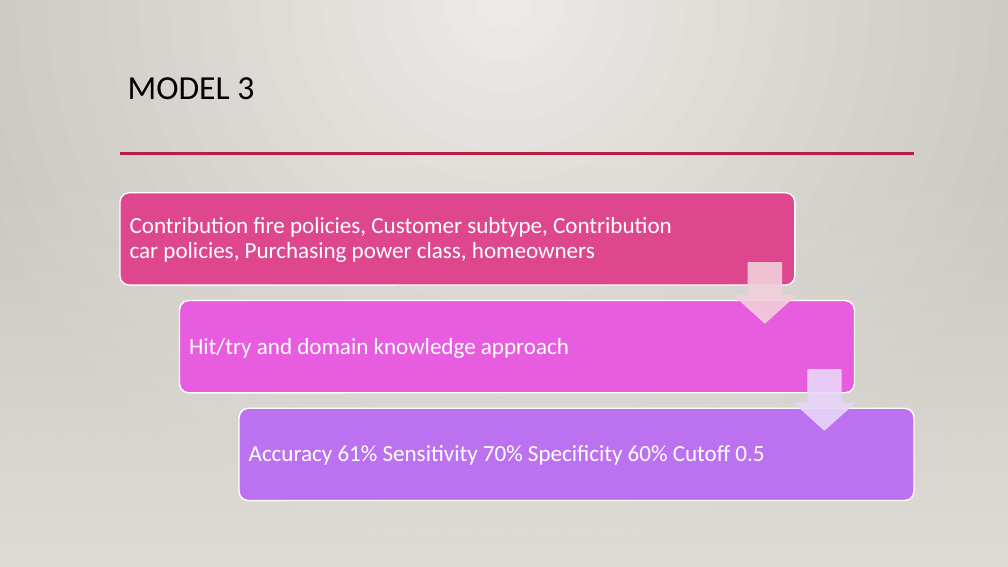
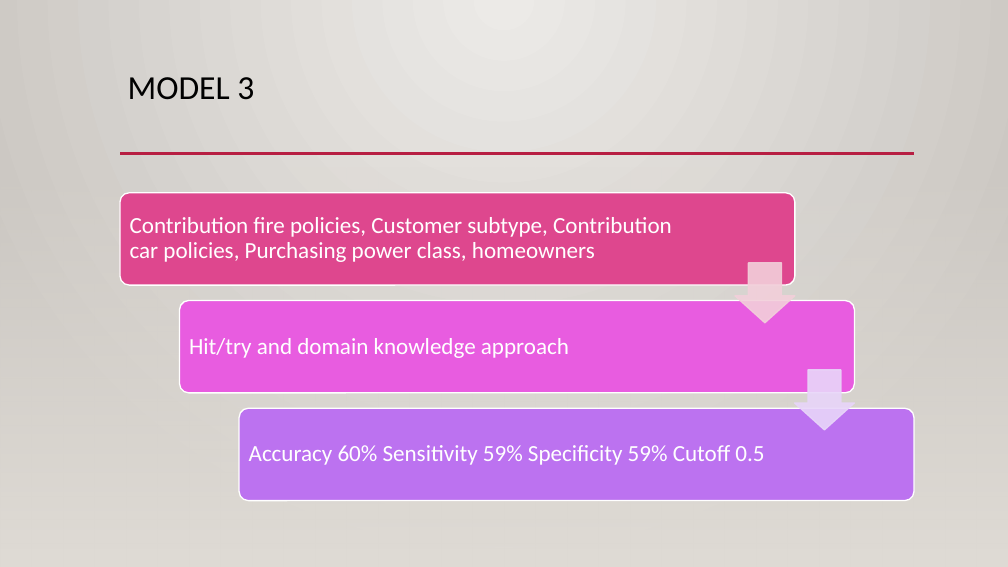
Before and after one commit to karimkhamwani/data-mining, a slide deck: slide 13 of Caravan.pptx. Drawn at 1008x567 pixels with LibreOffice and Linux fonts; fonts in the diff are those of the drawing; background and template pictures are left out. Boxes give left, top, right and bottom in pixels: in the first picture for what was removed or moved away, otherwise in the second. Text is boxed around its words. In the diff, an @@ line names an element or a change of style, - is before the commit and + after.

```diff
--- a/Caravan.pptx
+++ b/Caravan.pptx
@@ text at bbox=[249, 445, 764, 465]: text changed @@
-Accuracy 61% Sensitivity 70% Specificity 60% Cutoff 0.5
+Accuracy 60% Sensitivity 59% Specificity 59% Cutoff 0.5
```
Also in this commit, not shown: 9 other slides changed, 4 slides added, 2 slides removed.
